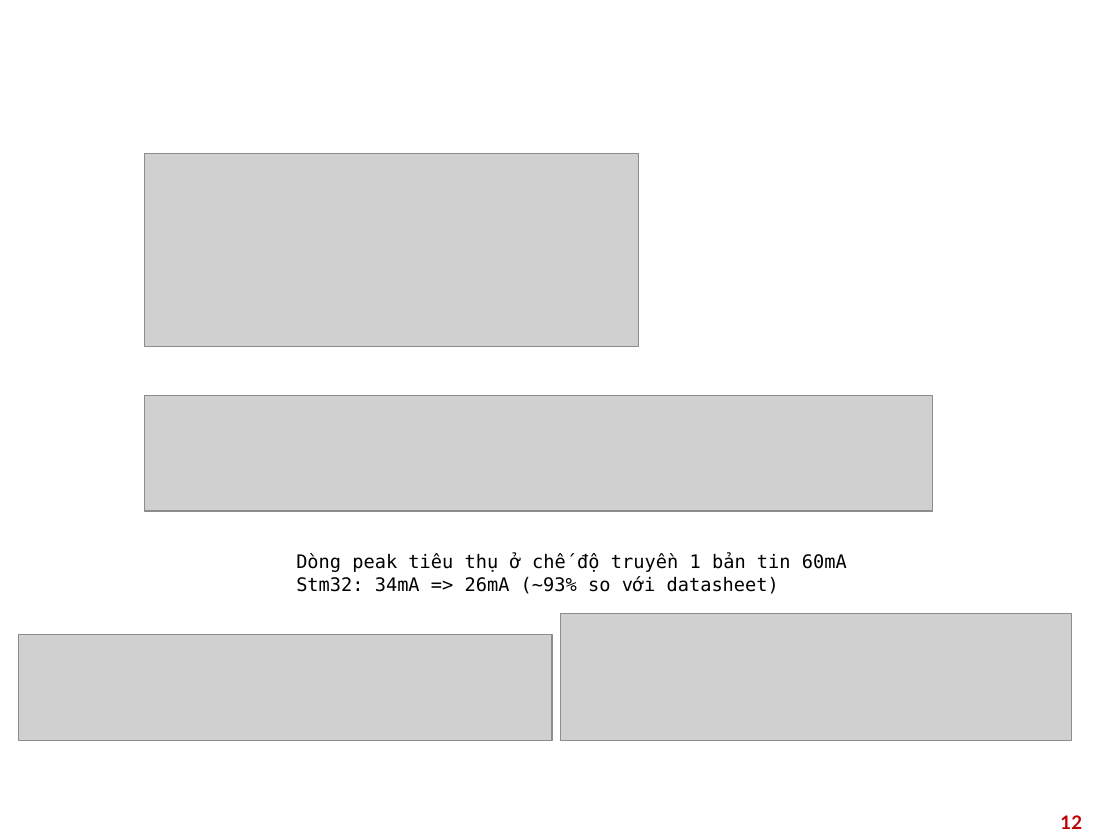
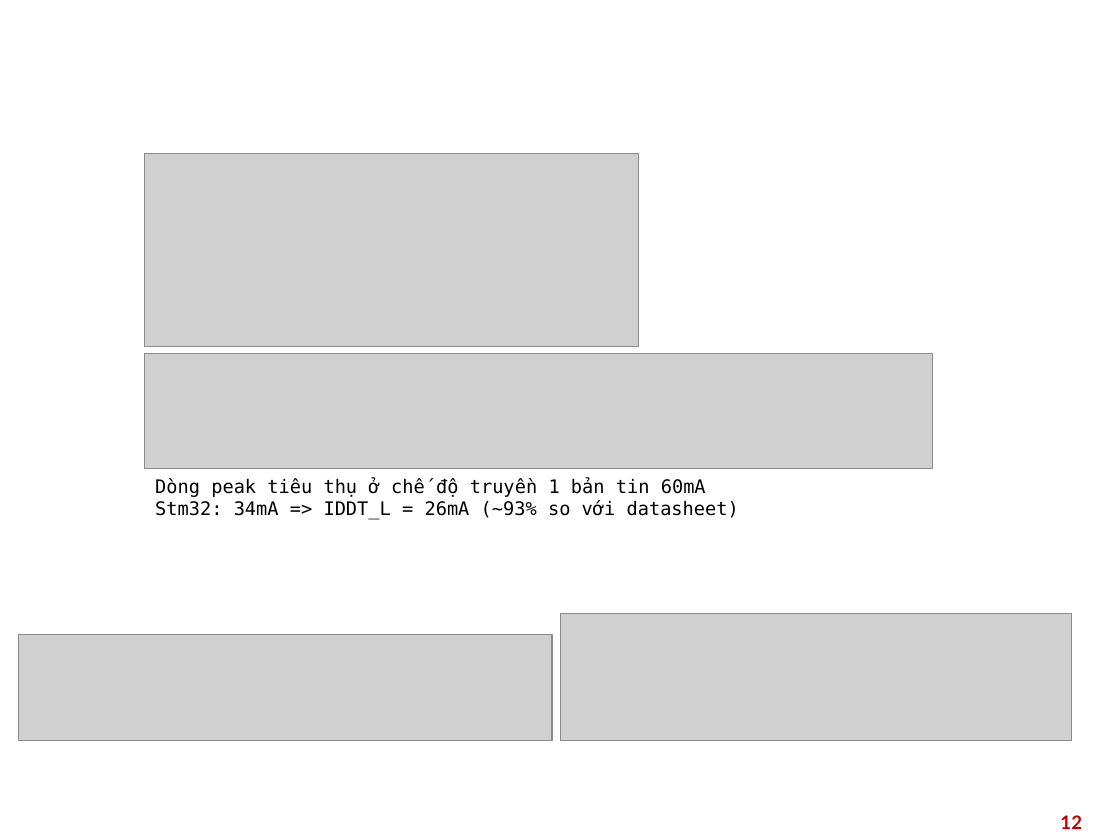
Before and after one commit to NQAnh2425/SmartGarden, a slide deck: slide 12 of smart_garden_report/LoRa_SX1278_guide.pptx. Drawn at 1120x840 pixels with LibreOffice and Linux fonts; fonts in the diff are those of the drawing; grey boxes stand for pictures; background and template pictures are left out. Boxes give left, top, right and bottom in pixels: in the first picture for what was removed or moved away, otherwise in the second. Text is boxed around its words. In the diff, an @@ line names an element or a change of style, - is before the commit and + after.

```diff
--- a/smart_garden_report/LoRa_SX1278_guide.pptx
+++ b/smart_garden_report/LoRa_SX1278_guide.pptx
@@ picture: place and size @@
-picture at [144, 395, 933, 511]
+picture at [144, 354, 933, 469]
@@ text at [155, 478, 739, 520]: text changed @@
-Dòng peak tiêu thụ ở chế độ truyền 1 bản tin 60mA Stm32: 34mA => 26mA (~93% so với datasheet)
+Dòng peak tiêu thụ ở chế độ truyền 1 bản tin 60mA Stm32: 34mA => IDDT_L = 26mA (~93% so với datasheet)
```
Also in this commit, not shown: 11 slides added, 4 slides removed.
